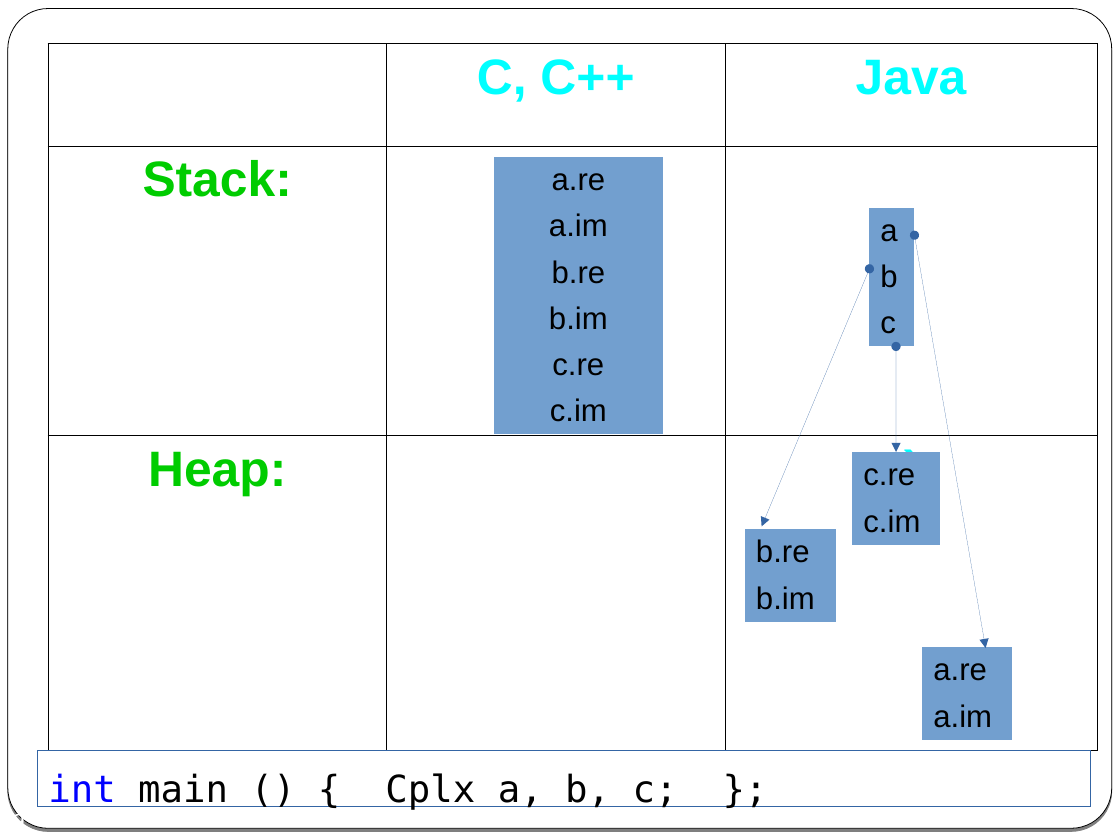
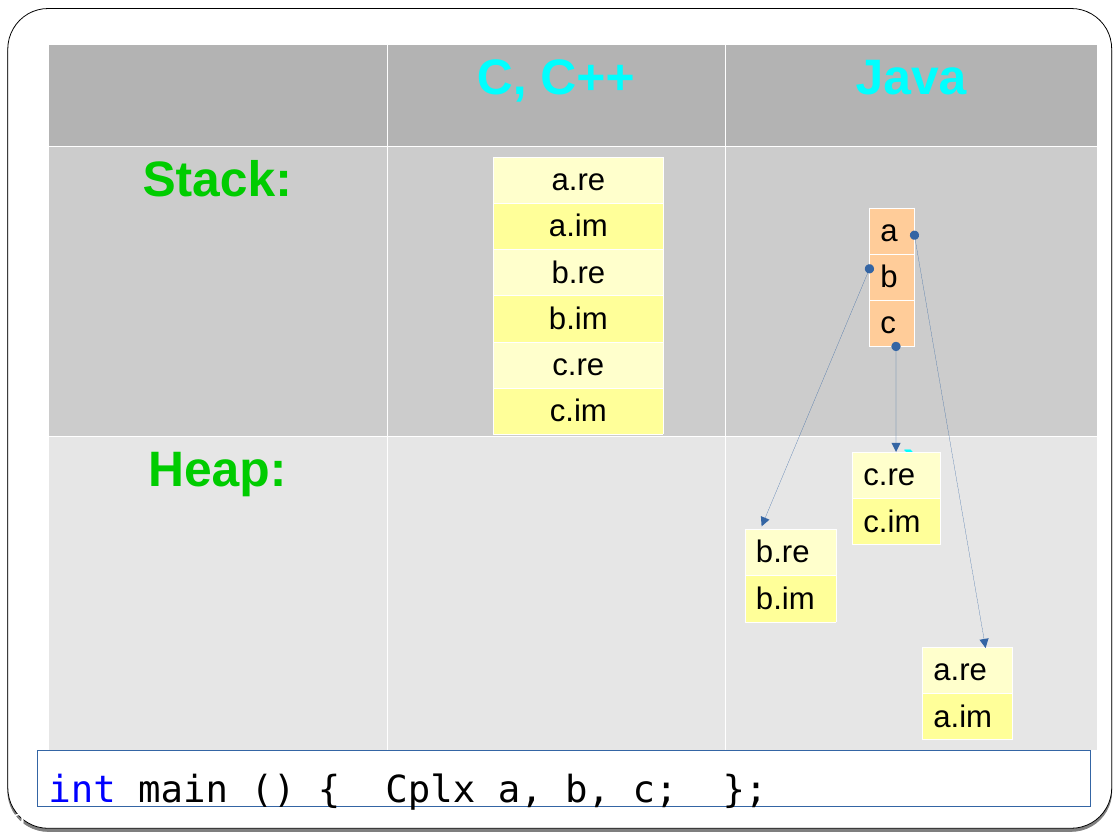
Before and after one commit to cpp-at-ariel/cpp-5778, a slide deck: slide 9 of week02-classes-constructors-destructors/slides-classes.odp. Drawn at 1120x840 pixels with LibreOffice and Linux fonts; fonts in the diff are those of the drawing. Boxes give left, top, right and bottom in pixels: in the first picture for what was removed or moved away, otherwise in the second. Text is boxed around its words. In the diff, an @@ line names an element or a change of style, - is before the commit and + after.

```diff
--- a/week02-classes-constructors-destructors/slides-classes.odp
+++ b/week02-classes-constructors-destructors/slides-classes.odp
@@ table at bbox=[48, 44, 1096, 750] @@
@@ fill none to #B3B3B3 in 2 cells @@
@@ fill none to #CCCCCC in row 2, column 1 @@
@@ fill none to #E6E6E6 in 2 cells @@
@@ borders changed @@
@@ table at bbox=[494, 157, 664, 435] @@
@@ fill #729FCF to #FFFFCC in 3 cells @@
@@ fill #729FCF to #FFFF99 in 3 cells @@
@@ borders changed @@
@@ table at bbox=[869, 208, 914, 347] @@
@@ fill #729FCF to #FFCC99 in 3 cells @@
@@ borders changed @@
@@ table at bbox=[852, 452, 940, 545] @@
@@ fill #729FCF to #FFFFCC in row 1, column 1 @@
@@ fill #729FCF to #FFFF99 in row 2, column 1 @@
@@ borders changed @@
@@ table at bbox=[745, 529, 836, 622] @@
@@ fill #729FCF to #FFFFCC in row 1, column 1 @@
@@ fill #729FCF to #FFFF99 in row 2, column 1 @@
@@ borders changed @@
@@ table at bbox=[923, 647, 1012, 740] @@
@@ fill #729FCF to #FFFFCC in row 1, column 1 @@
@@ fill #729FCF to #FFFF99 in row 2, column 1 @@
@@ borders changed @@
```
Also in this commit, not shown: 5 other slides changed, 1 other file.
